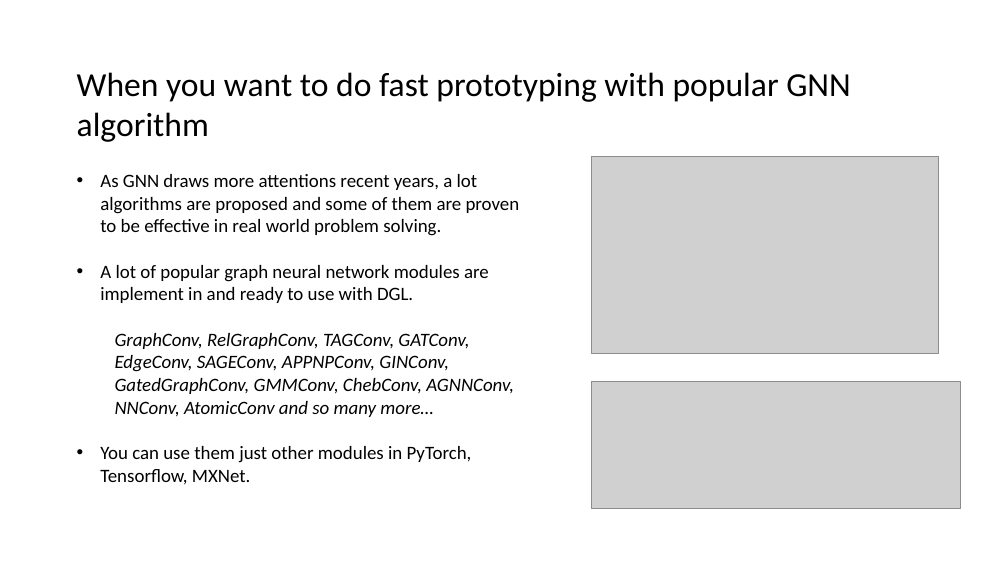
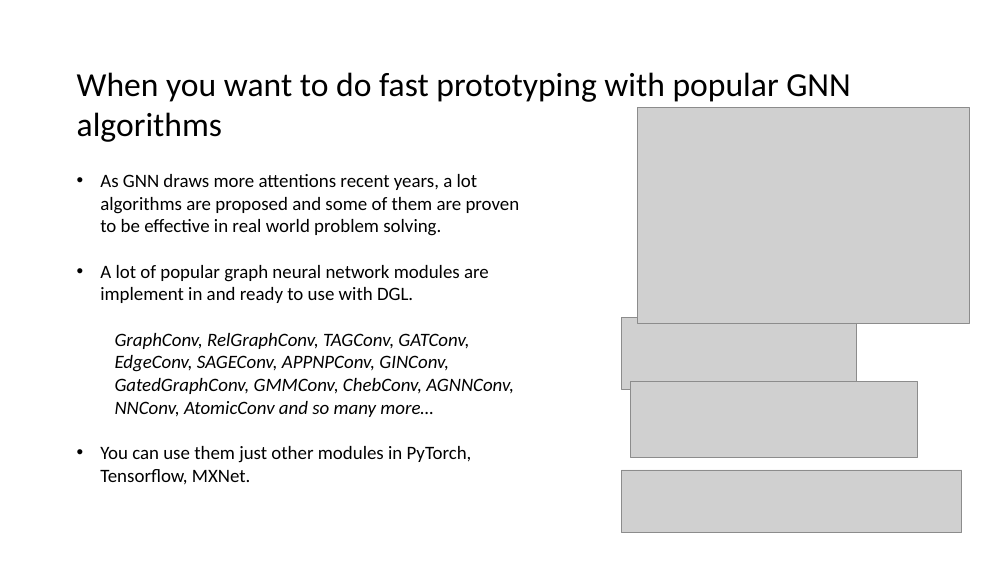
Before and after one commit to 596050/DGL_Internal_Workshop_April2020, a slide deck: slide 7 of Session02.pptx. Drawn at 1008x567 pixels with LibreOffice and Linux fonts; fonts in the diff are those of the drawing; grey boxes stand for pictures. Boxes give left, top, right and bottom in pixels: in the first picture for what was removed or moved away, otherwise in the second. Text is boxed around its words. In the diff, an @@ line names an element or a change of style, - is before the commit and + after.

```diff
--- a/Session02.pptx
+++ b/Session02.pptx
@@ text at [77,72,851,142]: text changed @@
-When you want to do fast prototyping with popular GNN algorithm
+When you want to do fast prototyping with popular GNN algorithms
@@ picture: place and size @@
-picture at [592,157,939,353]
+picture at [638,107,969,324]
@@ picture added at [622,318,857,389] @@
@@ picture removed at [592,381,961,508] @@
@@ picture added at [631,381,917,457] @@
@@ picture added at [622,470,962,533] @@
```
Also in this commit, not shown: 6 other slides changed.
